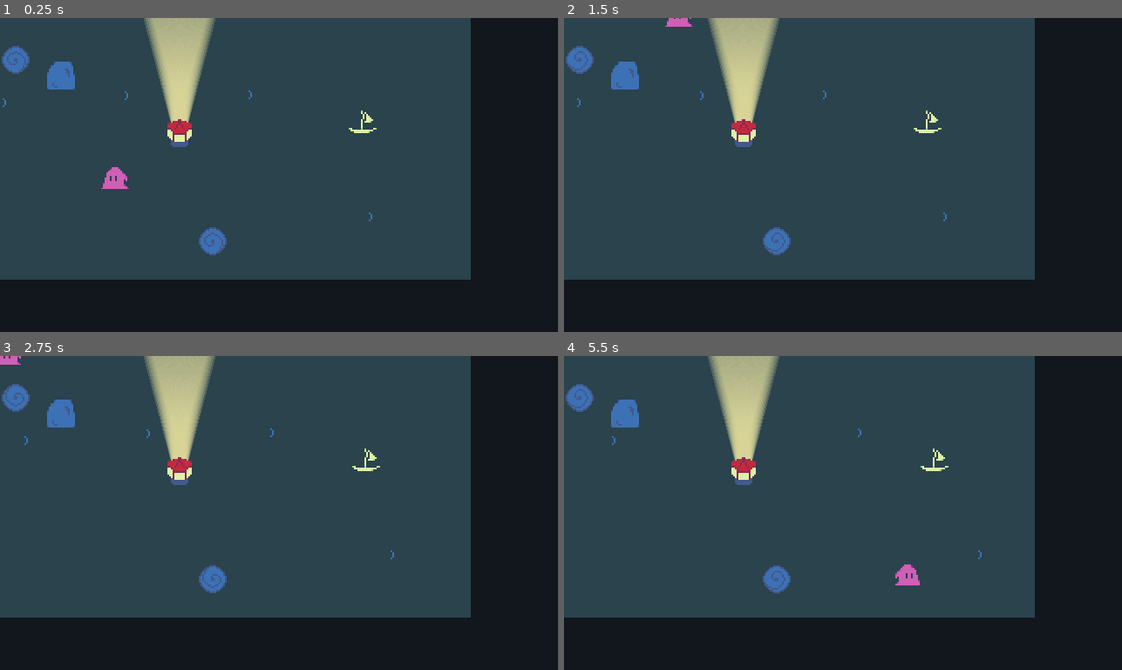
Above: before the commit, frames 1-4 (two rows, left to right).
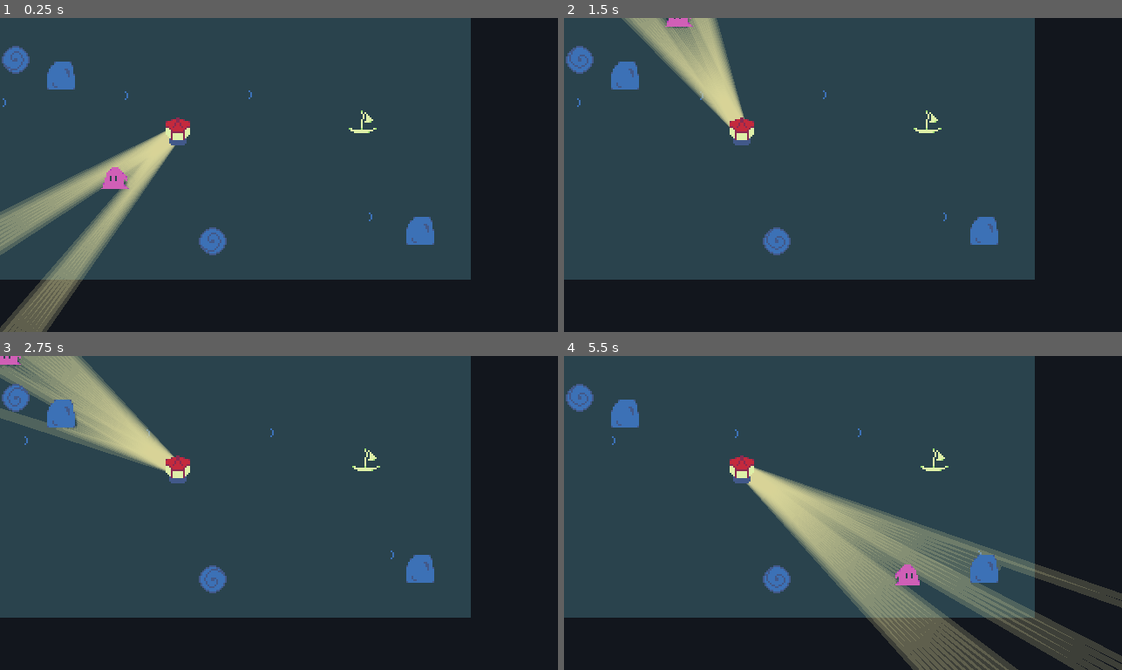
Above: after the commit, the same moments.

Repository: genericuser990/GameJamTowerTheme
Game: Godot game, scene res://Scenes/Levels/Level9.tscn
The game is run twice, just before and just after one commit, with the same random seed, the same clock (stepped at 60 frames per second) and the same inputs. This scene is started directly instead of the project's main scene.
Inputs (mouse positions are in pixels of both pictures, inside the frame that each line leads up to):
- Up to frame 1 (0.25 s): no input
- Up to frame 2 (1.5 s): tap Enter at 0.5 s; move the mouse to (815, 237) at 0.52 s; hold Up (moveUp) from 0.53 s (still down); move the mouse to (1010, 222) at 1.27 s
- Up to frame 3 (2.75 s): move the mouse to (111, 465) at 2.02 s; release Up (moveUp) at 2.03 s; hold Left (moveLeft) from 2.03 s (still down)
- Up to frame 4 (5.5 s): move the mouse to (870, 513) at 2.77 s; move the mouse to (759, 434) at 3.52 s; release Left (moveLeft) at 3.53 s; hold Down (moveDown) 3.53-4.28 s; move the mouse to (965, 497) at 4.27 s; hold Right (moveRight) 4.28-5.03 s; move the mouse to (731, 528) at 5.02 s; hold Up (moveUp) from 5.03 s (still down)

The runs differ from the first frame. In frame 1, 9.7% of the frame differs, in the area x 0-78%, y 0-100%; in frame 2, 6.0%; in frame 3, 8.4%; in frame 4, 19%, in the area x 0-100%, y 0-100%.

Commit message:
minor changes

Diff:
--- a/Scenes/Levels/Level9.tscn
+++ b/Scenes/Levels/Level9.tscn
@@ -30,9 +30,13 @@
 
 [node name="WaveParticles" parent="." instance=ExtResource( 2 )]
 
+[node name="Rock" parent="." instance=ExtResource( 4 )]
+position = Vector2( 241, 130 )
+
 [node name="Lighthouse" parent="." instance=ExtResource( 6 )]
-position = Vector2( 103, 74 )
+position = Vector2( 102, 73 )
 lightAngle = 30
+dirVector = Vector2( -1, 1 )
 
 [node name="WhirlpoolPair" parent="." instance=ExtResource( 7 )]
 
@@ -42,4 +46,7 @@
 [node name="Whirlpool2" parent="WhirlpoolPair" index="1"]
 position = Vector2( 9, 24 )
 
+[node name="AnimatedSprite" parent="WhirlpoolPair/Whirlpool2" index="1"]
+frame = 3
+
 [editable path="WhirlpoolPair"]
--- a/Scenes/SceneManager.tscn
+++ b/Scenes/SceneManager.tscn
@@ -111,5 +111,6 @@
 anchor_right = 1.0
 anchor_bottom = 1.0
 margin_left = 334.0
-margin_right = 353.0
+margin_right = 673.0
+margin_bottom = 180.0
 color = Color( 0.0705882, 0.0862745, 0.113725, 1 )
--- a/Scenes/Whirlpool.tscn
+++ b/Scenes/Whirlpool.tscn
@@ -45,7 +45,9 @@
 shape = SubResource( 1 )
 
 [node name="AnimatedSprite" type="AnimatedSprite" parent="Whirlpool1"]
+z_index = -1
 frames = SubResource( 7 )
+frame = 3
 playing = true
 
 [node name="Whirlpool2" type="Area2D" parent="."]
@@ -58,5 +60,7 @@
 shape = SubResource( 2 )
 
 [node name="AnimatedSprite" type="AnimatedSprite" parent="Whirlpool2"]
+z_index = -1
 frames = SubResource( 7 )
+frame = 2
 playing = true
--- a/Scripts/Whirlpool.gd
+++ b/Scripts/Whirlpool.gd
@@ -17,13 +17,16 @@
 
 func onEnterWhirlpool1(body):
 	if body.name == "Monster" and isTeleported == false:
-		Global.audioManager.playOnWhirlPool()
+		if Global.audioManager:
+			Global.audioManager.playOnWhirlPool()
 		body.set_position(whirlpool2.get_global_position())
 		isTeleported = true
 
 
 func onEnterWhirlpool2(body):
 	if body.name == "Monster" and isTeleported == false:
+		if Global.audioManager:
+			Global.audioManager.playOnWhirlPool()
 		body.set_position(whirlpool1.get_global_position())
 		isTeleported = true
 
